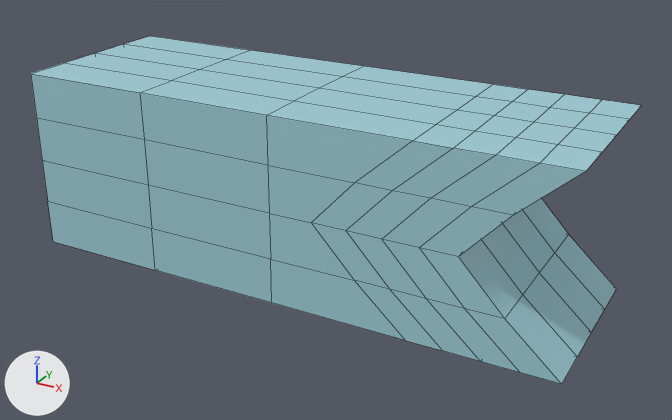
Two versions of the FBX model Assets/Prefabs/FBX/T_FBX.fbx, one commit apart.
Both versions are drawn from a 50 mm camera at (0.0229, -0.0399, 0.0184) aimed at (0.0011, -0.0003, -0.0014). Lighting does not change. The marker at lower left points along +X, +Y and +Z. Mesh edges are drawn as thin lines. Where no turn or scale is listed for an object, it has been applied to the vertices.

Before the edit, the objects in view are built like this:
```python
me_mesh = bpy.data.meshes.new('Mesh')
me_mesh.from_pydata(...)  # 146 vertices, 144 faces; spans x -0.015..0.015, y -0.005..0.005, z -0.005..0.005
me_mesh.materials.append(mat_lambert2)  # cyan #a0ced9
ob_pcube1 = bpy.data.objects.new('pCube1', me_mesh)
ob_pcube1.location = (0.0, 0.0, 0.0)
```
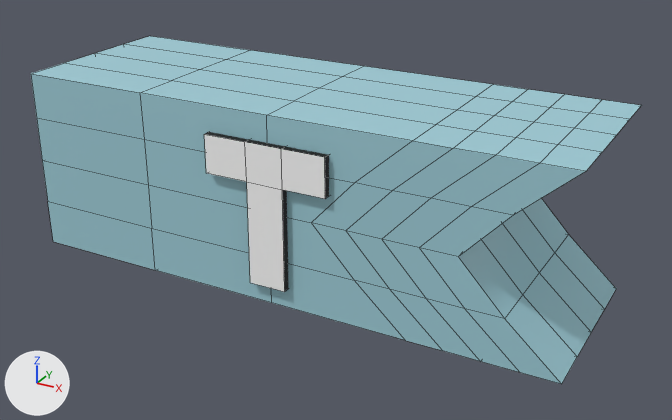
Where the newer file only moved an object's origin or applied its transform, the numbers keep the older frame.

Location of each change, [x1, y1, x2, y2] in pixels of the pictures (672 x 420 px):
part 1 of me_mesh, added
    after: [204, 132, 329, 292]

The change, as a list of edits to the scene's bpy script:
```text
Add mat_lambert3:
    mat_lambert3 = principled_material('lambert3')
    mat_lambert3.base_color = (1.0, 1.0, 1.0)  # white #ffffff
Add mat_blinn1:
    mat_blinn1 = principled_material('blinn1')
    mat_blinn1.base_color = (0.0, 0.0, 0.0)  # black #000000
    mat_blinn1.roughness = 0.749
Change me_mesh:
    used by ob_pcube1; location = (0.0, 0.0, 0.0)
    remove me_mesh.from_pydata(...)  # 146 vertices, 144 faces; spans x -0.015..0.015, y -0.005..0.005, z -0.005..0.005
    add me_mesh.from_pydata(...)  # 166 vertices, 158 faces; spans x -0.015..0.015, y -0.0054..0.005, z -0.005..0.005
    me_mesh part 1: a new loose piece of 20 vertices spanning x -0.0034..0.0034, y -0.0054..-0.0043, z -0.0039..0.0036
    add me_mesh.materials.append(mat_lambert3)  # white #ffffff
    add me_mesh.materials.append(mat_blinn1)  # black #000000
```
